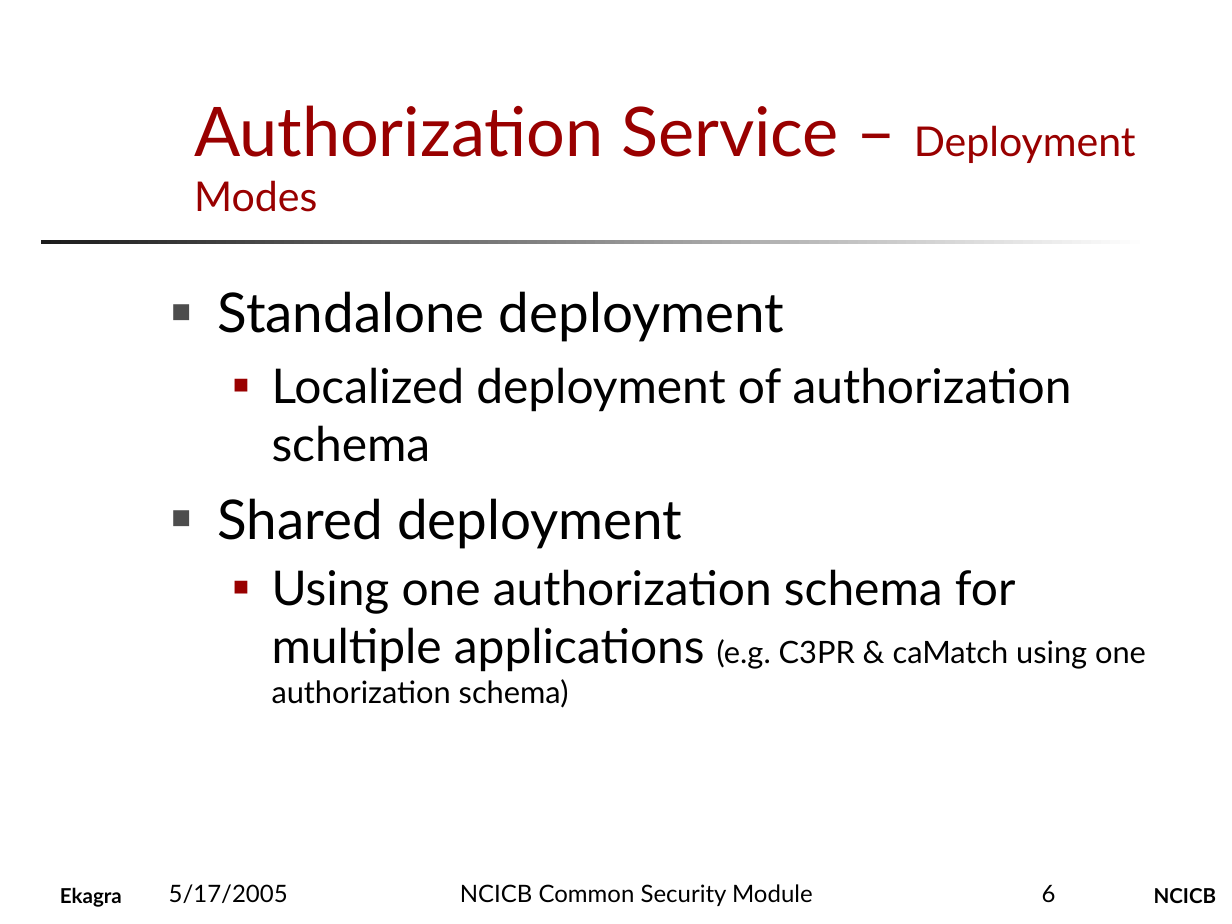
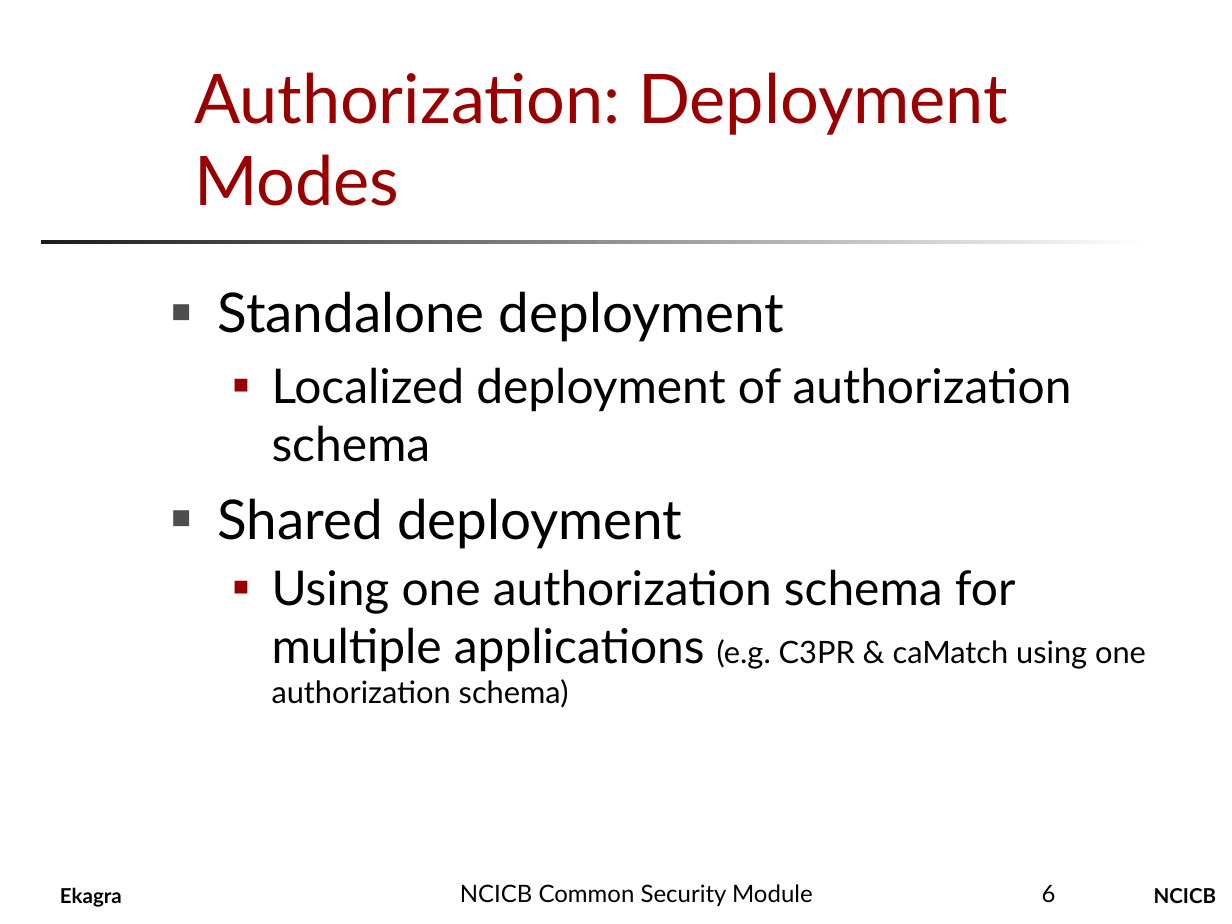
Before and after one commit to CBIIT/common-security-module-docs, a slide deck: slide 6 of Presentations/CSM_Installation_Presentation.ppt. Drawn at 1232x924 pixels with LibreOffice and Linux fonts; fonts in the diff are those of the drawing; background and template pictures are left out. Boxes give left, top, right and bottom in pixels: in the first picture for what was removed or moved away, otherwise in the second. Text is boxed around its words. In the diff, an @@ line names an element or a change of style, - is before the commit and + after.

```diff
--- a/Presentations/CSM_Installation_Presentation.ppt
+++ b/Presentations/CSM_Installation_Presentation.ppt
@@ title at [194,72,1008,206]: text changed @@
-Authorization Service – Deployment Modes
+Authorization: Deployment Modes
@@ text removed at [169,884,288,903] @@
-5/17/2005
```
Also in this commit, not shown: 8 other slides changed, 3 slides added.
